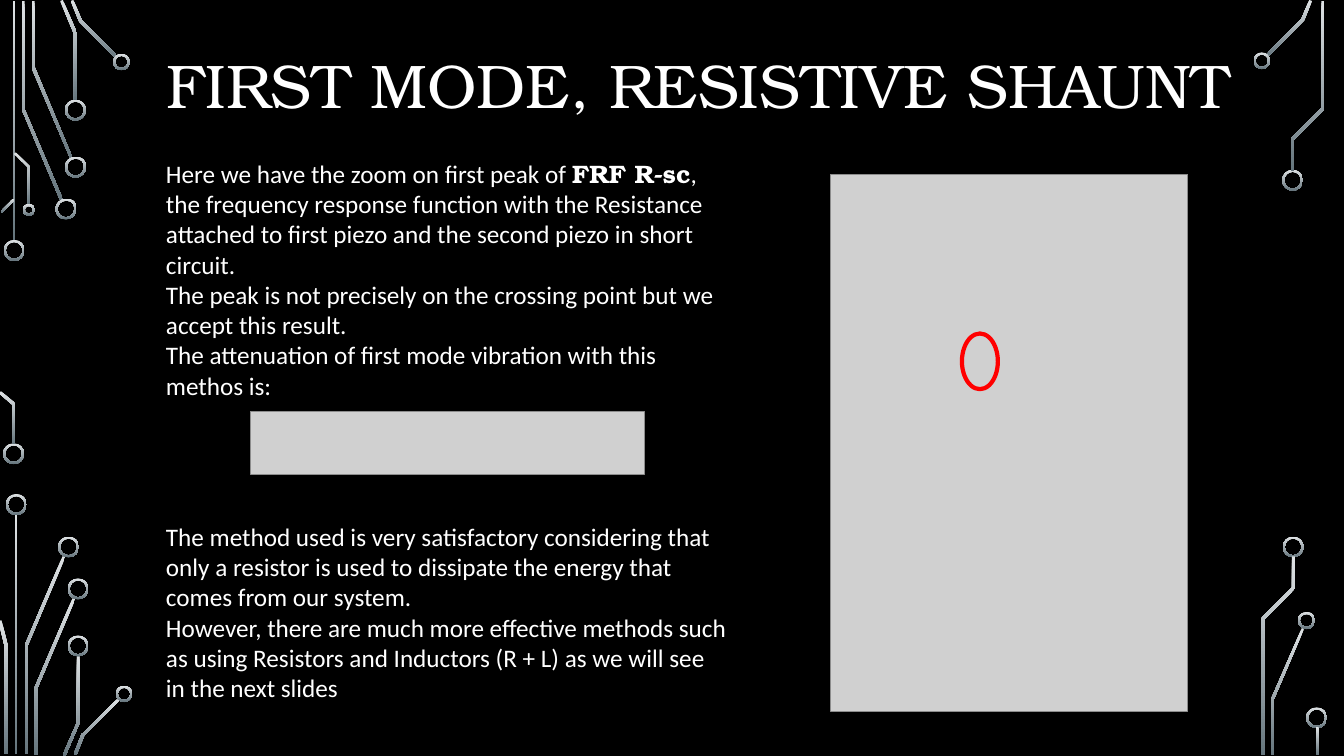
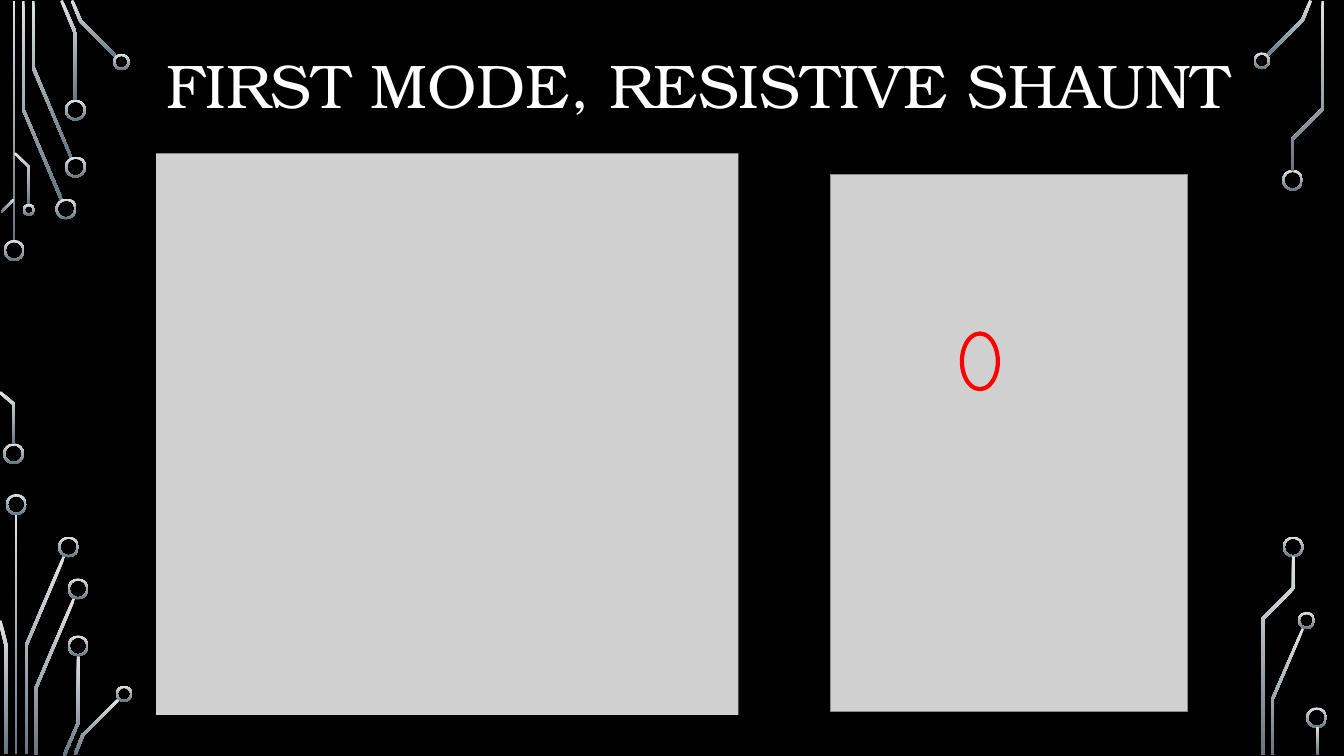
Before and after one commit to elchape99/SSCSA, a slide deck: slide 10 of presentazione_progetto.pptx. Drawn at 1344x756 pixels with LibreOffice and Linux fonts; fonts in the diff are those of the drawing; grey boxes stand for pictures; background and template pictures are left out. Boxes give left, top, right and bottom in pixels: in the first picture for what was removed or moved away, otherwise in the second. Text is boxed around its words. In the diff, an @@ line names an element or a change of style, - is before the commit and + after.

```diff
--- a/presentazione_progetto.pptx
+++ b/presentazione_progetto.pptx
@@ picture added at [156,153,739,715] @@
@@ text removed at [166,165,726,698] @@
-Here we have the zoom on first peak of FRF R-sc, the frequency response function with the Resistance attached to first piezo and the second piezo in short circuit.
-The peak is not precisely on the crossing point but we accept this result.
-The attenuation of first mode vibration with this methos is:
-The method used is very satisfactory considering that only a resistor is used to dissipate the energy that comes from our system.
-However, there are much more effective methods such as using Resistors and Inductors (R + L) as we will see in the next slides
@@ picture removed at [250,411,644,475] @@
```
Also in this commit, not shown: 6 other slides changed, 10 slides added, 3 slides removed, 13 other files.
